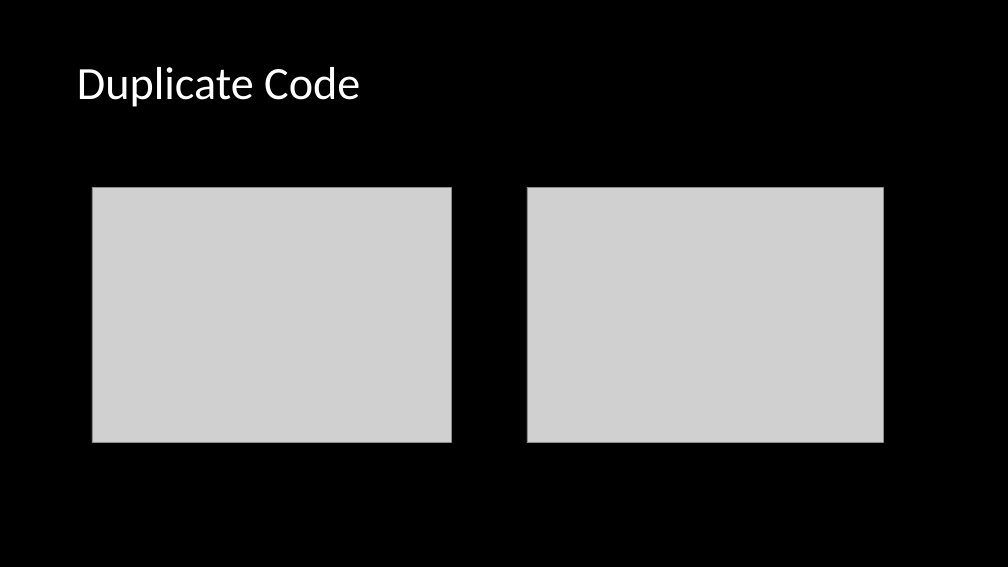
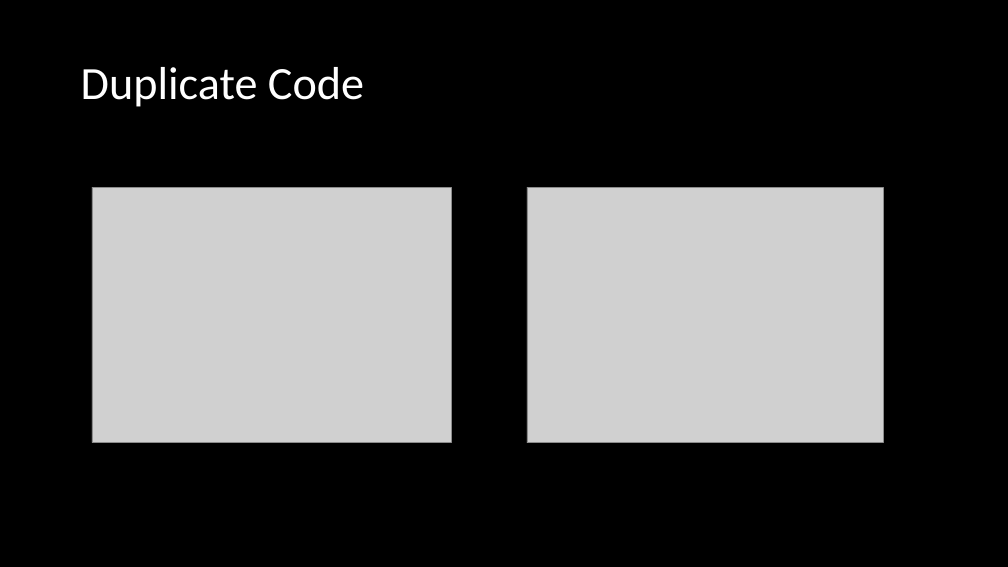
Before and after one commit to likesm0887/2019_HappyCamp_C-_Example, a slide deck: slide 3 of Code Smell.pptx. Drawn at 1008x567 pixels with LibreOffice and Linux fonts; fonts in the diff are those of the drawing; grey boxes stand for pictures. Boxes give left, top, right and bottom in pixels: in the first picture for what was removed or moved away, otherwise in the second. Text is boxed around its words. In the diff, an @@ line names an element or a change of style, - is before the commit and + after.

```diff
--- a/Code Smell.pptx
+++ b/Code Smell.pptx
@@ title "Duplicate Code": place and size @@
-title "Duplicate Code" at [77, 67, 360, 107]
+title "Duplicate Code" at [81, 67, 364, 107]
```
Also in this commit, not shown: 3 slides added.
